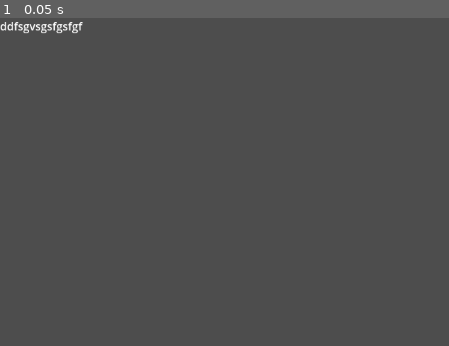
Above: before the commit, frame 1.
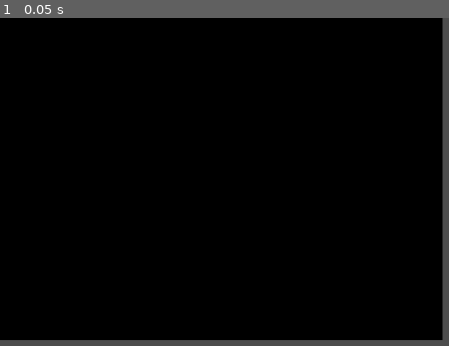
Above: after the commit, the same moment.

Repository: Nikoh77/jaac
Game: Godot game, scene res://main.tscn
Same seed, same stepped clock (60 frames per second), same inputs: the game is played once before the commit and once after it.
Inputs:
- Up to frame 1 (0.05 s): no input

The runs differ from the first frame. In frame 1, 97% of the frame differs, in the area x 0-99%, y 0-99%.

Commit message:
Telnet connection now work

Diff:
--- a/main.tscn
+++ b/main.tscn
@@ -4,8 +4,15 @@
 
 [node name="Main" type="Node"]
 
+[node name="ColorRect" type="ColorRect" parent="."]
+offset_right = 638.0
+offset_bottom = 465.0
+color = Color(0, 0, 0, 1)
+
 [node name="screen" type="RichTextLabel" parent="."]
-offset_right = 823.0
-offset_bottom = 486.0
-text = "ddfsgvsgsfgsfgf"
+anchors_preset = -1
+anchor_right = 0.5
+anchor_bottom = 0.556
+offset_right = -87.0
+offset_bottom = -132.288
 script = ExtResource("1_jrfu5")
--- a/screen.gd
+++ b/screen.gd
@@ -1,11 +1,7 @@
 extends RichTextLabel
 
+func _ready():
+	scroll_following = true
 
-# Called when the node enters the scene tree for the first time.
-func _ready():
-	pass # Replace with function body.
-
-
-# Called every frame. 'delta' is the elapsed time since the previous frame.
 func _process(delta):
 	pass
--- a/singletons/telnet.gd
+++ b/singletons/telnet.gd
@@ -1,10 +1,10 @@
 extends Node
 
 var client: StreamPeerTCP = StreamPeerTCP.new()
-var host: String = 'smtp.gmail.com'
-var port: int = 25
+var host: String = 'react-bbs.nikoh.it'
+var port: int = 2323
 var _status: int
-const RECONNECT_TIMEOUT: float = 3.0
+var RECONNECT_TIMEOUT: float = 3.0
 
 signal connected
 signal data
@@ -21,6 +21,7 @@
 	connect_to_host(host, port)
 
 func _process(delta):
+	client.poll()
 	var new_status: int = client.get_status()
 	if new_status != _status:
 		_status = new_status
@@ -75,9 +76,10 @@
 	print("Client connected to server.")
 
 func _handle_client_data(data: PackedByteArray) -> void:
+	get_node('/root/Main/screen').add_text(data.get_string_from_utf8())
 	print("Client data: ", data.get_string_from_utf8())
 	var message: PackedByteArray = [97, 99, 107] # Bytes for "ack" in ASCII
-	client.send(message)
+	send(message)
 
 func _handle_client_disconnected() -> void:
 	print("Client disconnected from server.")
@@ -86,12 +88,7 @@
 func _handle_client_error() -> void:
 	print("Client error.")
 	_connect_after_timeout(RECONNECT_TIMEOUT) # Try to reconnect after 3 seconds
-#extends RichTextLabel
-#
-#const HOST = "162.243.54.214"       # gameserver IP address
-#const PORT = 23                     # gameserver port
-#var client = StreamPeerTCP.new()
-#
+
 #func _ready():
 #    set_scroll_follow(true)
 #    set_process(true)
@@ -110,7 +107,3 @@
 #        else:
 #            client.put_utf8_string(str(keySymbol).to_lower())
 #
-#func _process(delta):
-#    var bytes = client.get_available_bytes()
-#    if bytes > 0:
-#            self.add_text(str(client.get_string(bytes)))
